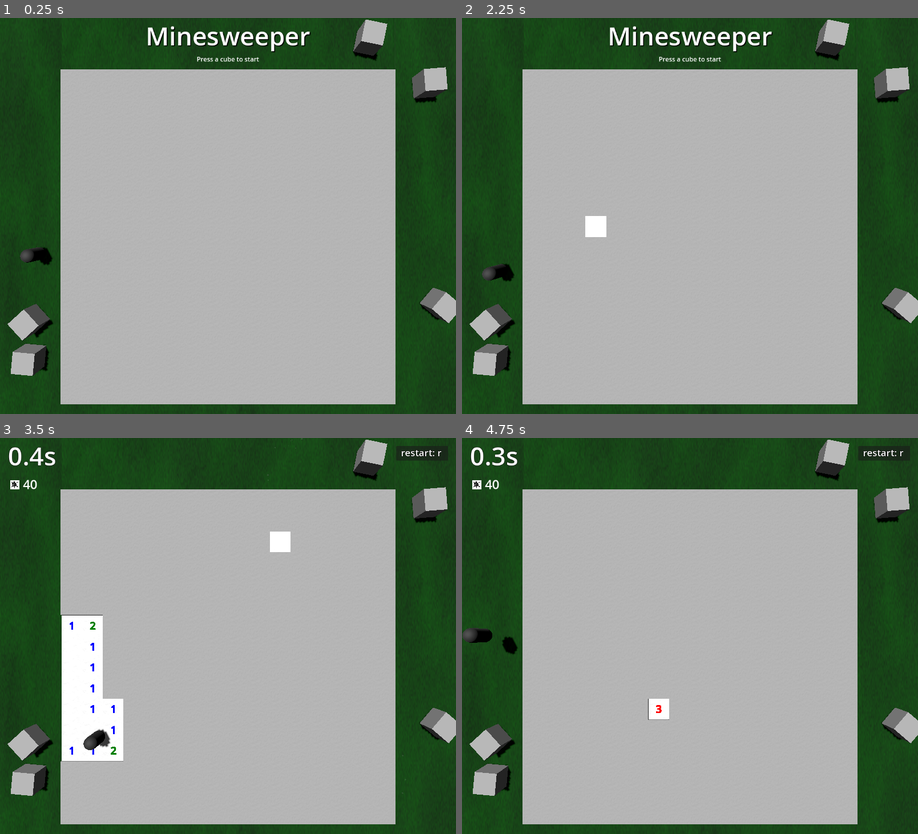
Above: before the commit, frames 1-4 (two rows, left to right).
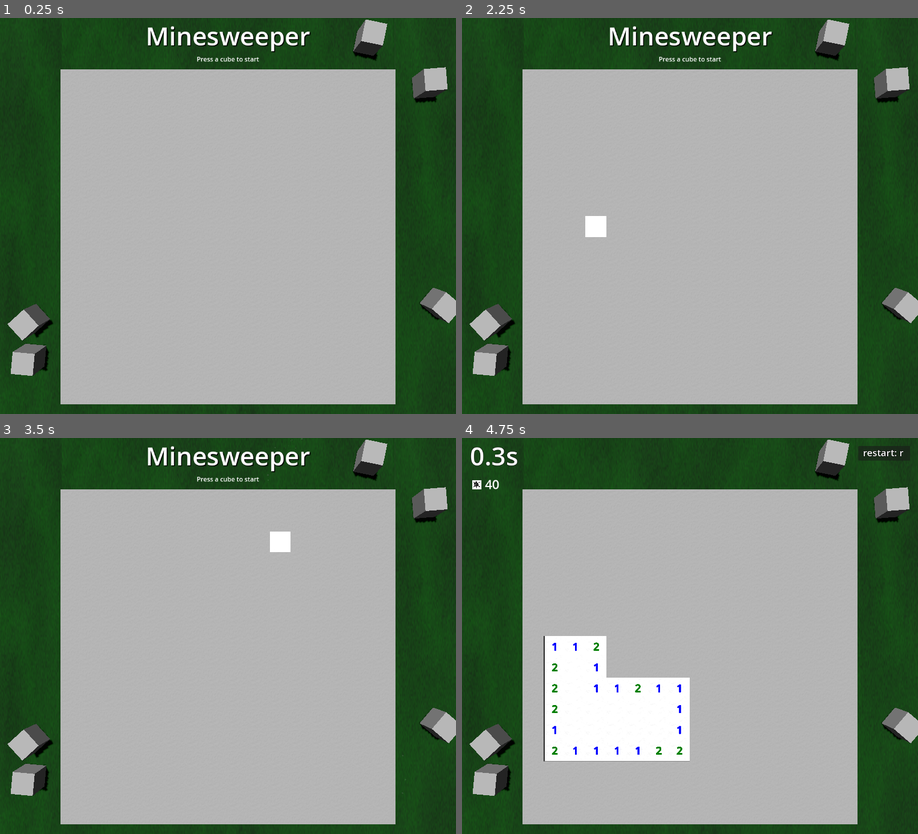
Above: after the commit, the same moments.

Repository: Blubtastic/godot_minesweeper
Game: Godot game, scene res://main.tscn
The game is run twice, just before and just after one commit, with the same random seed, the same clock (stepped at 60 frames per second) and the same inputs.
Inputs (mouse positions are in pixels of both pictures, inside the frame that each line leads up to):
- Up to frame 1 (0.25 s): no input
- Up to frame 2 (2.25 s): tap A at 0.5, 2 s; move the mouse to (790, 196) at 0.52 s; hold Right (ui_right) 0.53-1.25 s; click (790, 196) at 0.67 s; tap Enter (ui_accept) at 0.77 s; click "restart: r" at 1.25 s; move the mouse to (598, 235) at 2.02 s; hold Down (ui_down) from 2.03 s (still down)
- Up to frame 3 (3.5 s): tap Enter (ui_accept) at 2.27 s; tap A at 2.75 s; move the mouse to (273, 548) at 2.77 s; release Down (ui_down) at 2.78 s; hold Right (ui_right) from 2.78 s (still down)
- Up to frame 4 (4.75 s): release Right (ui_right) at 3.5 s; click (886, 453) at 3.5 s, where only the run before the commit has a clickable "restart: r"; tap A at 4.25 s; move the mouse to (667, 715) at 4.27 s; hold Up (ui_up) from 4.28 s (still down); click (667, 715) at 4.42 s; tap Enter (ui_accept) at 4.52 s

The runs differ from the first frame. In frame 1, 0.2% of the frame differs, in the area x 4-12%, y 57-63%; in frame 2, 0.2%; in frame 3, 5.7%; in frame 4, 8.3%, in the area x 0-50%, y 47-82%.

Commit message:
bugfixes and cleanup

Diff:
--- a/default_bus_layout.tres
+++ b/default_bus_layout.tres
@@ -13,3 +13,9 @@
 bus/2/bypass_fx = false
 bus/2/volume_db = -14.9118
 bus/2/send = &"Master"
+bus/3/name = &"Muted"
+bus/3/solo = false
+bus/3/mute = false
+bus/3/bypass_fx = false
+bus/3/volume_db = -80.0
+bus/3/send = &"Master"
--- a/game.gd
+++ b/game.gd
@@ -12,6 +12,7 @@
 
 @onready var camera: Camera3D = $"../Camera3D"
 @onready var player: Node3D = $"../Player"
+@onready var prevent_click_area: Control = $"../PreventClickArea"
 
 const GRID_WIDTH := 16
 const GRID_HEIGHT := 16
@@ -31,6 +32,8 @@
 func _ready() -> void:
 	randomize()
 	spawn_grid()
+	await get_tree().create_timer(0.1).timeout
+	prevent_click_area.visible = false
 
 func _process(delta):
 	var game_in_progress = game_started and !game_won and !game_over
@@ -59,7 +62,7 @@
 	cubes = get_tree().get_nodes_in_group("cubes")
 	cubes = cubes.filter(func(cube): return !(cube.isLoadingCleared or cube.isLoadingExploded) )
 
-func randomized_mines(ignore_index: int):
+func randomized_mines(ignore_indexes: Array[int]):
 	var mine_list := []
 	for i in range(NUMBER_OF_MINES):
 		mine_list.append(true)
@@ -67,20 +70,28 @@
 	for i in range(GRID_WIDTH * GRID_HEIGHT - NUMBER_OF_MINES):
 		not_mine_list.append(false)
 	var fullList := mine_list + not_mine_list
+
+	for index in ignore_indexes:
+		fullList.pop_back()
 	fullList.shuffle()
-	while fullList[ignore_index] == true:
-		fullList.shuffle()
+	ignore_indexes.sort()
+	for index in ignore_indexes:
+		if fullList.size() > index:
+			fullList.insert(index, false)
+		else:
+			fullList.append(false)
 	return fullList
 
-func set_mines(ignore_index):
-	var mine_list = randomized_mines(ignore_index)
+func set_mines(ignore_indexes):
+	var mine_list = randomized_mines(ignore_indexes)
 	for i in range(cubes.size()):
 		cubes[i].is_bomb = mine_list[i]
 
 func on_game_over():
-	player.died()
+	#player.died()
 	game_over = true
 	game_over_ui.visible = true
+	on_game_won(false)
 	for node in cubes:
 		if node and not node.is_queued_for_deletion():
 			node.reveal_cube()
@@ -92,26 +103,31 @@
 			var timer2 = get_tree().create_timer(drop_intensity)
 			await timer2.timeout
 
-func on_game_won():
-	game_won = true
-	background.visible = true
+func on_game_won(is_win: bool):
+	game_won = is_win
+	background.visible = is_win
 	time_used.text = "Time used: " + str("%.1f" % play_time, "s")
-	game_won_ui.visible = true
+	game_won_ui.visible = is_win
 
 func on_game_start(cleared_cube):
 	hud.game_started()
 	if !game_started:
 		game_started = true
-		cleared_cube.is_bomb = false
-		var index_to_ignore = cubes.find(cleared_cube)
-		set_mines(index_to_ignore)
+		var nearby_cubes = cleared_cube.cube_scanner.get_cubes_around()
+		for mine in nearby_cubes:
+			mine.is_bomb = false
+		# loop and find all indexes
+		var indexes_to_ignore: Array[int] = []
+		for new_cleared_cube in nearby_cubes:
+			var new_index = cubes.find(new_cleared_cube)
+			indexes_to_ignore.append(new_index)
+		set_mines(indexes_to_ignore)
 
 func on_cube_was_cleared(cleared_cube):
 	on_game_start(cleared_cube)
-
 	cleared_cubes.append(cleared_cube)
 	if !game_over and cleared_cubes.size() == NUMBER_OF_NOT_MINES:
-		on_game_won()
+		on_game_won(true)
 
 func on_cube_was_flagged():
 	number_of_flags = 0
--- a/main.tscn
+++ b/main.tscn
@@ -1,11 +1,10 @@
-[gd_scene load_steps=26 format=3 uid="uid://d3s8hwqh7o2l1"]
+[gd_scene load_steps=25 format=3 uid="uid://d3s8hwqh7o2l1"]
 
 [ext_resource type="Script" path="res://camera.gd" id="1_36mps"]
 [ext_resource type="Script" path="res://hud.gd" id="1_aiomh"]
 [ext_resource type="Texture2D" uid="uid://bxnym2xl4bk16" path="res://shared/cube/mine.png" id="2_4ytne"]
 [ext_resource type="Script" path="res://game.gd" id="2_cegsg"]
 [ext_resource type="Script" path="res://restart_button.gd" id="3_2ccww"]
-[ext_resource type="PackedScene" uid="uid://dqeksnc1bqwgt" path="res://Player.tscn" id="7_l2ura"]
 [ext_resource type="PackedScene" uid="uid://cnor6jdbe28rj" path="res://shared/cube/Cube.tscn" id="9_bu6qo"]
 
 [sub_resource type="LabelSettings" id="LabelSettings_bat4j"]
@@ -387,9 +386,6 @@
 [node name="CollisionShape3D" type="CollisionShape3D" parent="Surroundings/VisualCubes/VisualCube"]
 metadata/_edit_lock_ = true
 
-[node name="Player" parent="." instance=ExtResource("7_l2ura")]
-transform = Transform3D(-4.37114e-08, 0, -1, 0, 1, 0, 1, 0, -4.37114e-08, 6.72464, 1.41623, -1.4194)
-
 [node name="LoadShit" type="Node3D" parent="."]
 transform = Transform3D(1, 0, 0, 0, 1, 0, 0, 0, 1, 13.9807, -18.8668, 8.35186)
 
@@ -397,6 +393,47 @@
 transform = Transform3D(1, 0, 0, 0, 1, 0, 0, 0, 1, 0.566983, 0.0059166, -0.0118837)
 isLoadingCleared = true
 
+[node name="RevealCube" parent="LoadShit/CubeCleared" index="5"]
+bus = &"Muted"
+
+[node name="PlaceFlag" parent="LoadShit/CubeCleared" index="6"]
+bus = &"Muted"
+
+[node name="RemoveFlag" parent="LoadShit/CubeCleared" index="7"]
+bus = &"Muted"
+
+[node name="HighlightCube" parent="LoadShit/CubeCleared" index="8"]
+bus = &"Muted"
+
+[node name="Explosion" parent="LoadShit/CubeCleared" index="9"]
+bus = &"Muted"
+
 [node name="CubeExploded" parent="LoadShit" instance=ExtResource("9_bu6qo")]
 transform = Transform3D(1, 0, 0, 0, 1, 0, 0, 0, 1, -0.433016, 0.0059166, -0.0118837)
 isLoadingExploded = true
+
+[node name="RevealCube" parent="LoadShit/CubeExploded" index="5"]
+bus = &"Muted"
+
+[node name="PlaceFlag" parent="LoadShit/CubeExploded" index="6"]
+bus = &"Muted"
+
+[node name="RemoveFlag" parent="LoadShit/CubeExploded" index="7"]
+bus = &"Muted"
+
+[node name="HighlightCube" parent="LoadShit/CubeExploded" index="8"]
+bus = &"Muted"
+
+[node name="Explosion" parent="LoadShit/CubeExploded" index="9"]
+bus = &"Muted"
+
+[node name="PreventClickArea" type="Control" parent="."]
+layout_mode = 3
+anchors_preset = 15
+anchor_right = 1.0
+anchor_bottom = 1.0
+grow_horizontal = 2
+grow_vertical = 2
+
+[editable path="LoadShit/CubeCleared"]
+[editable path="LoadShit/CubeExploded"]
--- a/shared/cube/cube.gd
+++ b/shared/cube/cube.gd
@@ -18,6 +18,7 @@
 var has_exploded: bool = false
 var is_cleared: bool = false
 var is_flagged: bool = false
+var nearby_cubes: Array[Node3D]
 
 signal game_over
 signal cube_was_cleared
--- a/shared/cube/cube_scanner.gd
+++ b/shared/cube/cube_scanner.gd
@@ -17,6 +17,9 @@
 
 var overlapping_cubes: Array[Node3D]
 var can_auto_clear: bool = false
+
+func get_cubes_around():
+	return get_overlapping_bodies()
 
 func update_cube() -> void:
 	overlapping_cubes = get_overlapping_bodies()
